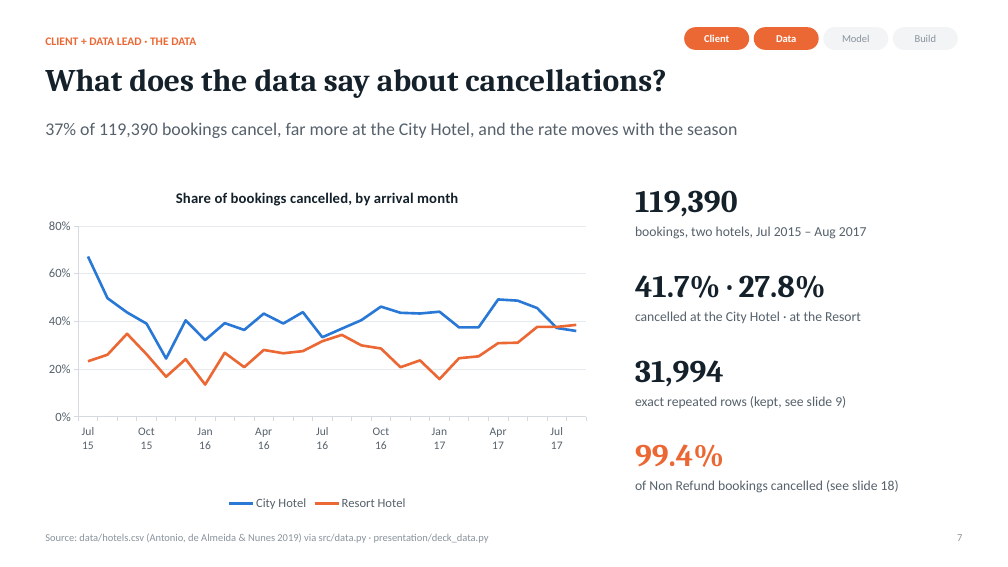
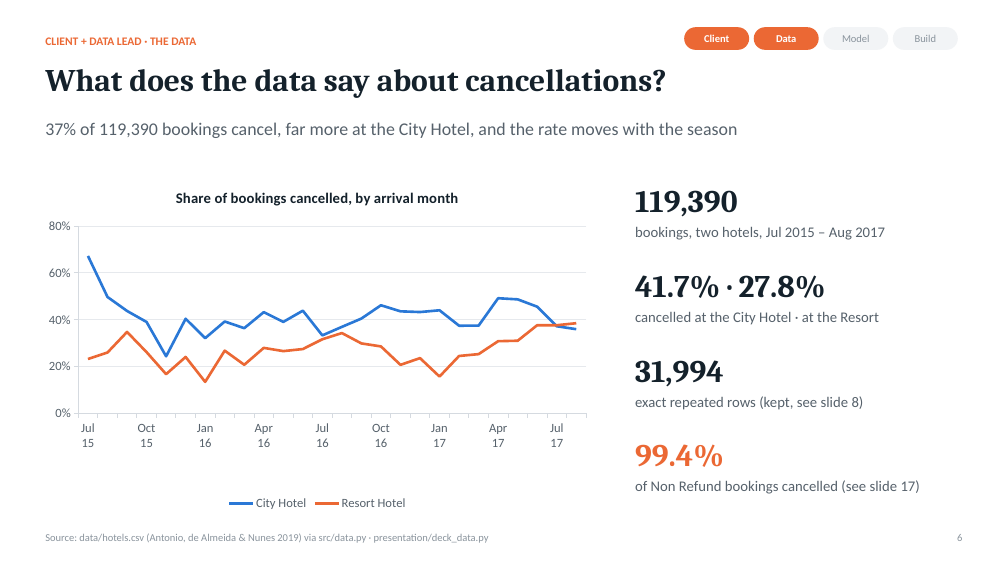
Before and after one commit to rohitpandeyai-star/IIT_GN_W06, a slide deck: slide 6 of Hotel_Overbooking_Deck_By_Lead.pptx (slide 7 before the commit). Drawn at 1008x567 pixels with LibreOffice and Linux fonts; fonts in the diff are those of the drawing. Boxes give left, top, right and bottom in pixels: in the first picture for what was removed or moved away, otherwise in the second. Text is boxed around its words. In the diff, an @@ line names an element or a change of style, - is before the commit and + after.

```diff
--- a/Hotel_Overbooking_Deck_By_Lead.pptx
+++ b/Hotel_Overbooking_Deck_By_Lead.pptx
@@ line chart at (38, 174, 597, 514) @@
@@ category axis changed @@
@@ text "bookings, two hotels, Jul 2015 ..." at (635, 227, 885, 240): size 13 to 14 pt @@
@@ text "cancelled at the City Hotel ..." at (635, 312, 879, 325): size 13 to 14 pt @@
@@ text at (635, 396, 864, 410): text changed; size 13 to 14 pt @@
-exact repeated rows (kept, see slide 9)
+exact repeated rows (kept, see slide 8)
@@ text at (635, 480, 920, 494): text changed; size 13 to 14 pt @@
-of Non Refund bookings cancelled (see slide 18)
+of Non Refund bookings cancelled (see slide 17)
@@ text at (957, 534, 962, 541): text changed @@
-7
+6
```
Also in this commit, not shown: 18 other slides changed, 7 slides added, 8 slides removed, 3 other files.
